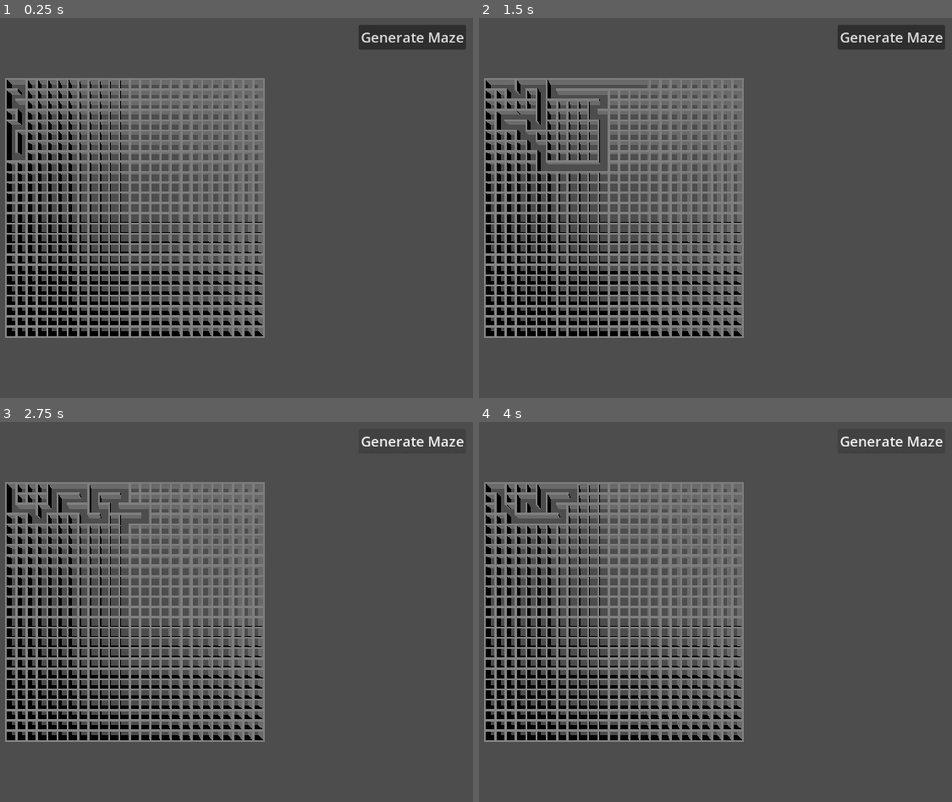
Above: before the commit, frames 1-4 (two rows, left to right).
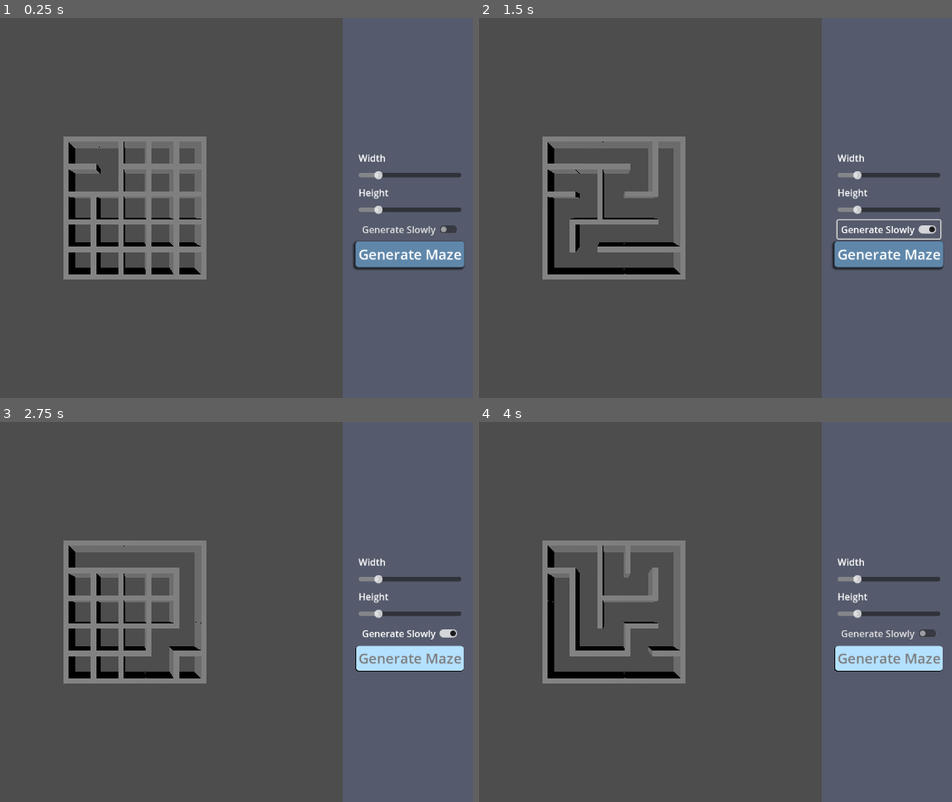
Above: after the commit, the same moments.

Repository: GuiBDBello/godot-maze-generator
Game: Godot game, scene res://scenes/game.tscn
The game is run twice, just before and just after one commit, with the same random seed, the same clock (stepped at 60 frames per second) and the same inputs.
Inputs (mouse positions are in pixels of both pictures, inside the frame that each line leads up to):
- Up to frame 1 (0.25 s): no input
- Up to frame 2 (1.5 s): click "Generate Maze" at 0.5 s; click (890, 230) at 1.25 s, where only the run after the commit has a clickable "Generate Slowly"
- Up to frame 3 (2.75 s): click "Generate Maze" at 2 s
- Up to frame 4 (4 s): click (890, 634) at 2.75 s, where only the run after the commit has a clickable "Generate Slowly"; click "Generate Maze" at 3.5 s

The runs differ from the first frame. In frame 1, 54% of the frame differs, in the area x 1-100%, y 0-100%; in frame 2, 53%; in frame 3, 54%; in frame 4, 54%.

Commit message:
Add menu to customize Maze; Export game to Web

Diff:
--- a/scenes/game.tscn
+++ b/scenes/game.tscn
@@ -1,20 +1,126 @@
-[gd_scene load_steps=4 format=3 uid="uid://b5ptabdfgohvv"]
+[gd_scene load_steps=8 format=3 uid="uid://b5ptabdfgohvv"]
 
 [ext_resource type="Script" path="res://scripts/game.gd" id="1_3hoi0"]
 [ext_resource type="PackedScene" uid="uid://gjtn7bm2cbge" path="res://scenes/maze_generator.tscn" id="1_6mc2g"]
-[ext_resource type="PackedScene" uid="uid://d246y5b0regkx" path="res://scenes/menu.tscn" id="3_yca3g"]
+[ext_resource type="Script" path="res://scripts/menu.gd" id="2_7213f"]
+
+[sub_resource type="StyleBoxFlat" id="StyleBoxFlat_7eusc"]
+bg_color = Color(0.45098, 0.54902, 0.870588, 0.215686)
+
+[sub_resource type="StyleBoxFlat" id="StyleBoxFlat_7xv51"]
+bg_color = Color(0.372549, 0.529412, 0.666667, 1)
+corner_radius_top_left = 5
+corner_radius_top_right = 5
+corner_radius_bottom_right = 5
+corner_radius_bottom_left = 5
+expand_margin_left = 5.0
+expand_margin_top = 5.0
+expand_margin_right = 5.0
+expand_margin_bottom = 5.0
+shadow_size = 4
+shadow_offset = Vector2(-2, 2)
+
+[sub_resource type="StyleBoxFlat" id="StyleBoxFlat_mhk6y"]
+bg_color = Color(0.705882, 0.882353, 1, 1)
+corner_radius_top_left = 5
+corner_radius_top_right = 5
+corner_radius_bottom_right = 5
+corner_radius_bottom_left = 5
+expand_margin_left = 4.0
+expand_margin_top = 4.0
+expand_margin_right = 4.0
+expand_margin_bottom = 4.0
+shadow_size = 1
+shadow_offset = Vector2(-1, 1)
+
+[sub_resource type="StyleBoxFlat" id="StyleBoxFlat_6vv7p"]
+bg_color = Color(0.607843, 0.490196, 0.784314, 1)
 
 [node name="Game" type="Node"]
 script = ExtResource("1_3hoi0")
 
-[node name="Menu" parent="." instance=ExtResource("3_yca3g")]
+[node name="Maze Menu" type="Control" parent="."]
+layout_mode = 3
+anchors_preset = 15
+anchor_right = 1.0
+anchor_bottom = 1.0
+grow_horizontal = 2
+grow_vertical = 2
+script = ExtResource("2_7213f")
+
+[node name="MarginContainerBack" type="MarginContainer" parent="Maze Menu"]
+layout_mode = 1
+anchors_preset = 11
+anchor_left = 1.0
+anchor_right = 1.0
+anchor_bottom = 1.0
+offset_left = -222.0
+grow_horizontal = 0
+grow_vertical = 2
+
+[node name="Panel" type="Panel" parent="Maze Menu/MarginContainerBack"]
+layout_mode = 2
+theme_override_styles/panel = SubResource("StyleBoxFlat_7eusc")
+
+[node name="MarginContainer" type="MarginContainer" parent="Maze Menu/MarginContainerBack"]
+layout_mode = 2
+theme_override_constants/margin_left = 20
+theme_override_constants/margin_top = 20
+theme_override_constants/margin_right = 20
+theme_override_constants/margin_bottom = 20
+
+[node name="VBoxContainer" type="VBoxContainer" parent="Maze Menu/MarginContainerBack/MarginContainer"]
+layout_mode = 2
+size_flags_horizontal = 8
+size_flags_vertical = 4
+theme_override_constants/separation = 10
+
+[node name="LabelWidth" type="Label" parent="Maze Menu/MarginContainerBack/MarginContainer/VBoxContainer"]
+layout_mode = 2
+text = "Width"
+
+[node name="HSliderWidth" type="HSlider" parent="Maze Menu/MarginContainerBack/MarginContainer/VBoxContainer"]
+layout_mode = 2
+min_value = 2.0
+max_value = 20.0
+value = 5.0
+
+[node name="LabelHeight" type="Label" parent="Maze Menu/MarginContainerBack/MarginContainer/VBoxContainer"]
+layout_mode = 2
+text = "Height"
+
+[node name="HSliderHeight" type="HSlider" parent="Maze Menu/MarginContainerBack/MarginContainer/VBoxContainer"]
+layout_mode = 2
+min_value = 2.0
+max_value = 20.0
+value = 5.0
+
+[node name="Generate Slowly" type="CheckButton" parent="Maze Menu/MarginContainerBack/MarginContainer/VBoxContainer"]
+layout_mode = 2
+text = "Generate Slowly"
+
+[node name="Generate Maze" type="Button" parent="Maze Menu/MarginContainerBack/MarginContainer/VBoxContainer"]
+layout_mode = 2
+theme_override_colors/font_color = Color(1, 1, 1, 1)
+theme_override_colors/font_pressed_color = Color(0, 0, 0, 1)
+theme_override_colors/font_hover_color = Color(0.489622, 0.489622, 0.489622, 1)
+theme_override_colors/font_focus_color = Color(0.490196, 0.490196, 0.490196, 1)
+theme_override_font_sizes/font_size = 24
+theme_override_styles/normal = SubResource("StyleBoxFlat_7xv51")
+theme_override_styles/hover = SubResource("StyleBoxFlat_mhk6y")
+theme_override_styles/pressed = SubResource("StyleBoxFlat_6vv7p")
+theme_override_styles/focus = SubResource("StyleBoxFlat_mhk6y")
+text = "Generate Maze"
 
 [node name="Maze Generator" parent="." instance=ExtResource("1_6mc2g")]
-maze_width = 25
-maze_depth = 25
 
 [node name="Camera" type="Camera3D" parent="."]
 transform = Transform3D(1, 0, 0, 0, 0, 1, 0, -1, 0, 0, 10, 0)
 
 [node name="DirectionalLight3D" type="DirectionalLight3D" parent="."]
 transform = Transform3D(0.707107, 0.5, -0.5, 0, 0.707107, 0.707107, 0.707107, -0.5, 0.5, 0, 5, 0)
+
+[connection signal="value_changed" from="Maze Menu/MarginContainerBack/MarginContainer/VBoxContainer/HSliderWidth" to="Maze Menu" method="_on_h_slider_width_value_changed"]
+[connection signal="value_changed" from="Maze Menu/MarginContainerBack/MarginContainer/VBoxContainer/HSliderHeight" to="Maze Menu" method="_on_h_slider_height_value_changed"]
+[connection signal="toggled" from="Maze Menu/MarginContainerBack/MarginContainer/VBoxContainer/Generate Slowly" to="Maze Menu" method="_on_generate_slowly_toggled"]
+[connection signal="pressed" from="Maze Menu/MarginContainerBack/MarginContainer/VBoxContainer/Generate Maze" to="Maze Menu" method="_on_generate_maze_pressed"]
--- a/scenes/menu.tscn
+++ /dev/null
@@ -1,36 +0,0 @@
-[gd_scene load_steps=2 format=3 uid="uid://d246y5b0regkx"]
-
-[ext_resource type="Script" path="res://scripts/menu.gd" id="1_xvbj3"]
-
-[node name="Menu" type="Control"]
-layout_mode = 3
-anchors_preset = 15
-anchor_right = 1.0
-anchor_bottom = 1.0
-grow_horizontal = 2
-grow_vertical = 2
-script = ExtResource("1_xvbj3")
-
-[node name="MarginContainer" type="MarginContainer" parent="."]
-layout_mode = 1
-anchors_preset = 11
-anchor_left = 1.0
-anchor_right = 1.0
-anchor_bottom = 1.0
-offset_left = -149.0
-grow_horizontal = 0
-grow_vertical = 2
-theme_override_constants/margin_left = 12
-theme_override_constants/margin_top = 12
-theme_override_constants/margin_right = 12
-theme_override_constants/margin_bottom = 12
-
-[node name="VBoxContainer" type="VBoxContainer" parent="MarginContainer"]
-layout_mode = 2
-
-[node name="Generate Maze" type="Button" parent="MarginContainer/VBoxContainer"]
-layout_mode = 2
-theme_override_font_sizes/font_size = 24
-text = "Generate Maze"
-
-[connection signal="pressed" from="MarginContainer/VBoxContainer/Generate Maze" to="." method="_on_generate_maze_pressed"]
--- a/scripts/game.gd
+++ b/scripts/game.gd
@@ -1,22 +1,27 @@
 extends Node
 
-@onready var maze_generator = $"Maze Generator"
 @onready var camera = $Camera
 
-var width
-var depth
 
 func _ready():
-	width = maze_generator.maze_width
-	depth = maze_generator.maze_depth
+	var width = 5
+	var depth = 5
+	var is_generated_slowly = true
 
-	center_maze_on_screen()
-	calculate_camera_distance()
+	get_maze_generator().generate(width, depth, is_generated_slowly)
+	center_maze_on_screen(width, depth)
+	calculate_camera_distance(width, depth)
 
-func center_maze_on_screen():
-	maze_generator.position.x -= width / 2
-	maze_generator.position.z -= depth / 2
 
-func calculate_camera_distance():
-	var maze_length = width if width > depth else depth
+func center_maze_on_screen(maze_width, maze_depth):
+	get_maze_generator().position.x = 0 - (maze_width / 2)
+	get_maze_generator().position.z = 0 - (maze_depth / 2)
+
+
+func calculate_camera_distance(maze_width, maze_depth):
+	var maze_length = maze_width if maze_width > maze_depth else maze_depth
 	camera.position.y = maze_length if maze_length > 10 else 10
+
+
+func get_maze_generator():
+	return get_node("./Maze Generator")
--- a/scripts/maze_cell.gd
+++ b/scripts/maze_cell.gd
@@ -1,23 +1,28 @@
 extends Node3D
+
+var is_visited = false
 
 @onready var back_wall = $"Back Wall"
 @onready var front_wall = $"Front Wall"
 @onready var left_wall = $"Left Wall"
 @onready var right_wall = $"Right Wall"
 
-var is_visited = false
 
 func visit():
 	is_visited = true
 
+
 func clear_back_wall():
 	back_wall.queue_free()
+
 
 func clear_front_wall():
 	front_wall.queue_free()
 
+
 func clear_left_wall():
 	left_wall.queue_free()
 
+
 func clear_right_wall():
 	right_wall.queue_free()
--- a/scripts/maze_generator.gd
+++ b/scripts/maze_generator.gd
@@ -1,14 +1,20 @@
 extends Node3D
+
 
 const MAZE_CELL = preload("res://scenes/maze_cell.tscn")
 
 var maze_grid = []
-var generate_slowly = true
+var generated_slowly = false
 
-@export var maze_width = 5
-@export var maze_depth = 5
+@export var maze_width = 2
+@export var maze_depth = 2
 
-func _ready():
+
+func generate(maze_width, maze_depth, generated_slowly):
+	self.maze_width = maze_width if maze_width is int and maze_width > 0 else self.maze_width
+	self.maze_depth = maze_depth if maze_depth is int and maze_depth > 0 else self.maze_depth
+	self.generated_slowly = generated_slowly if generated_slowly is bool else self.generated_slowly
+
 	for x in maze_width:
 		maze_grid.append([])
 		for z in maze_depth:
@@ -16,22 +22,24 @@
 			maze_cell.name = str("Maze Cell ", x, "-", z)
 			maze_cell.position = Vector3(x, 0, z)
 			maze_grid[x].append(maze_cell)
-			add_child(maze_cell)
+			self.add_child(maze_cell)
 
 	await generate_maze(null, maze_grid[0][0])
+
 
 func generate_maze(previous_cell, current_cell):
 	current_cell.visit()
 	clear_walls(previous_cell, current_cell)
 
-	if generate_slowly:
-		await get_tree().create_timer(0.002).timeout
+	if generated_slowly:
+		await get_tree().create_timer(0.05).timeout
 
 	var next_cell = get_next_unvisited_cell(current_cell)
 	while next_cell != null:
 		await generate_maze(current_cell, next_cell)
 		if next_cell != null:
 			next_cell = get_next_unvisited_cell(current_cell)
+
 
 func clear_walls(previous_cell, current_cell):
 	if previous_cell == null:
@@ -57,11 +65,13 @@
 		current_cell.clear_front_wall()
 		return
 
+
 func get_next_unvisited_cell(current_cell):
 	var unvisited_cells = get_unvisited_cells(current_cell)
 	unvisited_cells.shuffle()
 
 	return null if unvisited_cells.is_empty() else unvisited_cells[0]
+
 
 func get_unvisited_cells(current_cell):
 	var unvisited_cells = []
@@ -89,3 +99,15 @@
 			unvisited_cells.append(cell_to_back)
 
 	return unvisited_cells
+
+
+func set_maze_width(maze_width):
+	self.maze_width = maze_width
+
+
+func set_maze_depth(maze_depth):
+	self.maze_depth = maze_depth
+
+
+func set_is_generated_slowly(generated_slowly):
+	self.generated_slowly = generated_slowly
--- a/scripts/menu.gd
+++ b/scripts/menu.gd
@@ -1,5 +1,33 @@
 extends Control
+
+const MAZE_GENERATOR = preload("res://scenes/maze_generator.tscn")
+
+var maze_width = 5
+var maze_height = 5
+var is_generated_slowly_toggled_on = false
+
+@onready var game = $".."
+@onready var maze_generator = $"../Maze Generator"
 
 
 func _on_generate_maze_pressed():
-	get_tree().reload_current_scene()
+	maze_generator.queue_free()
+	await maze_generator.tree_exited
+	maze_generator = MAZE_GENERATOR.instantiate()
+	maze_generator.name = "Maze Generator"
+	game.add_child(maze_generator)
+	maze_generator.generate(self.maze_width, self.maze_height, self.is_generated_slowly_toggled_on)
+	game.center_maze_on_screen(self.maze_width, self.maze_height)
+	game.calculate_camera_distance(self.maze_width, self.maze_height)
+
+
+func _on_h_slider_width_value_changed(value):
+	self.maze_width = int(value)
+
+
+func _on_h_slider_height_value_changed(value):
+	self.maze_height = int(value)
+
+
+func _on_generate_slowly_toggled(toggled_on):
+	self.is_generated_slowly_toggled_on = toggled_on
Not shown, added: export_presets.cfg
Not shown, added: build/web/godot-maze-generator.zip
